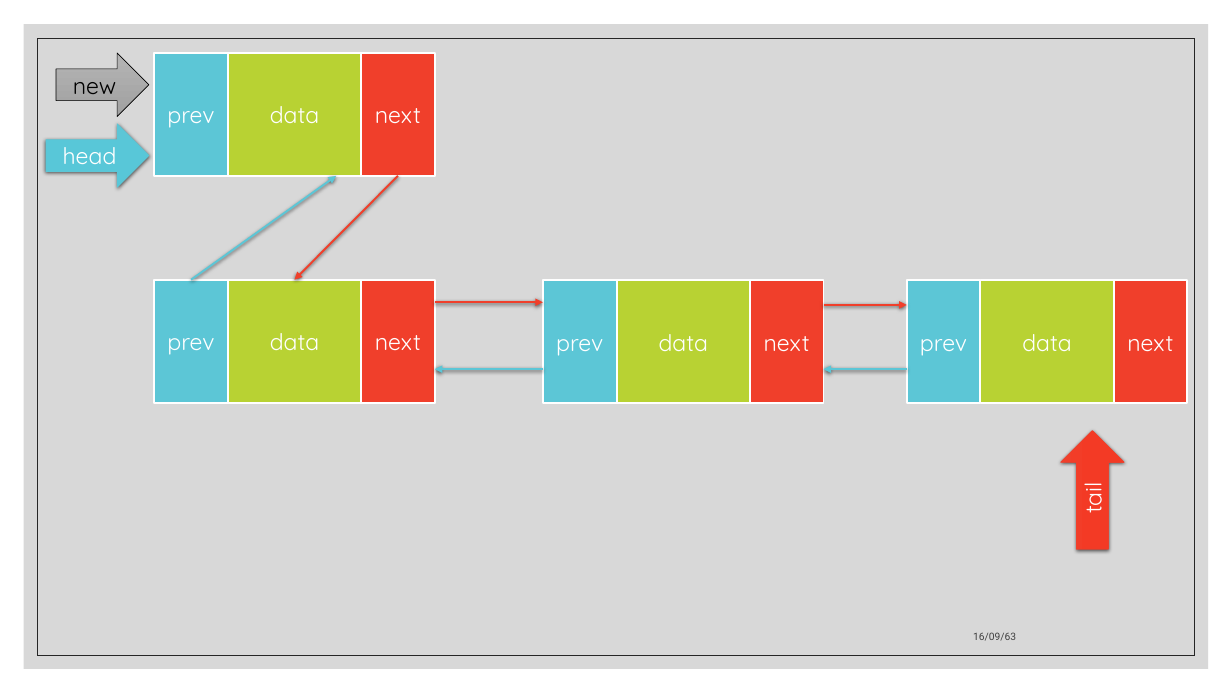
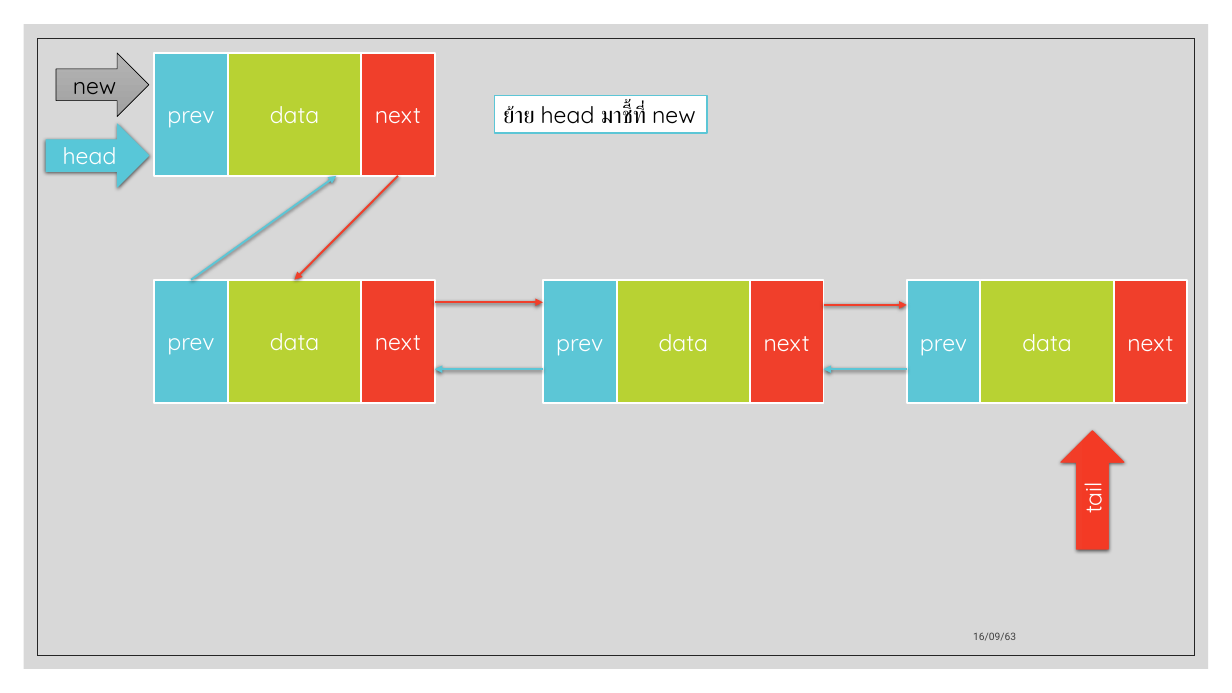
Before and after one commit to ApexTone/DataStructAlgo-Code-KMITL, a slide deck: slide 32 of Midterm/Data structure and Algorithm.pptx (slide 28 before the commit). Drawn at 1232x693 pixels with LibreOffice and Linux fonts; fonts in the diff are those of the drawing. Boxes give left, top, right and bottom in pixels: in the first picture for what was removed or moved away, otherwise in the second. Text is boxed around its words. In the diff, an @@ line names an element or a change of style, - is before the commit and + after.

```diff
--- a/Midterm/Data structure and Algorithm.pptx
+++ b/Midterm/Data structure and Algorithm.pptx
@@ rectangle added at box(494, 96, 707, 133), fill #FFFFFF, outline #5CC6D6 1 pt, 18 pt, text #000000 @@
+ย้าย head มาชี้ที่ new
```
Also in this commit, not shown: 16 other slides changed, 21 slides added, 1 other file.
